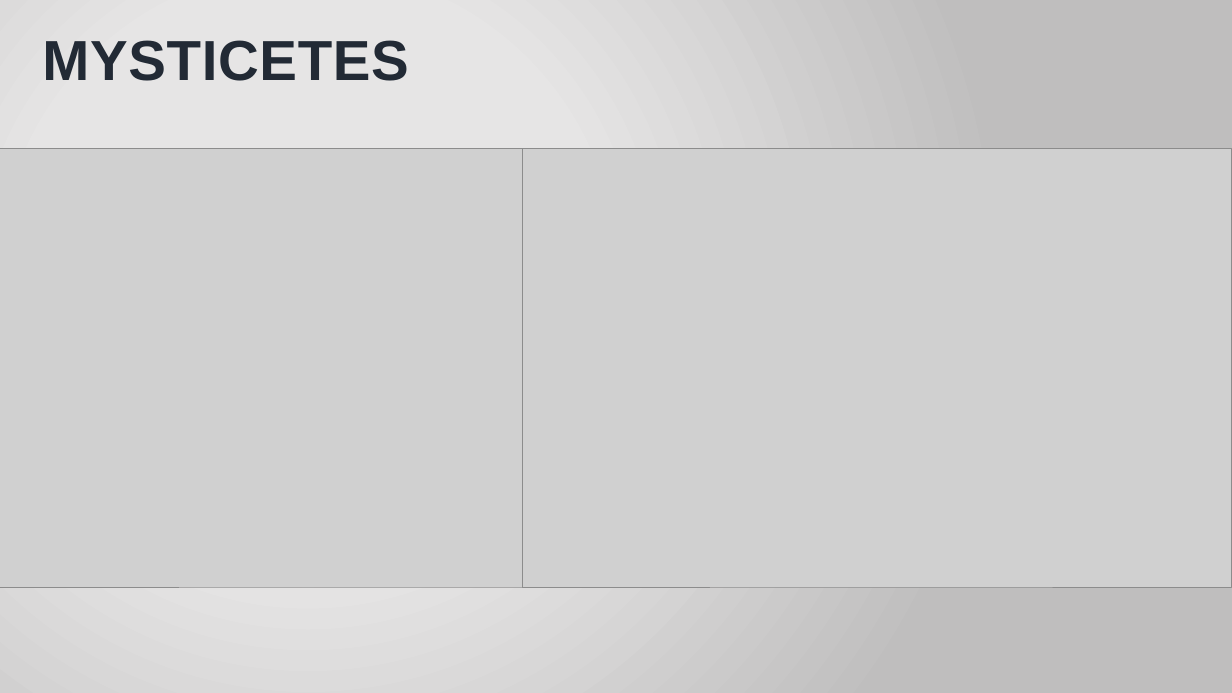
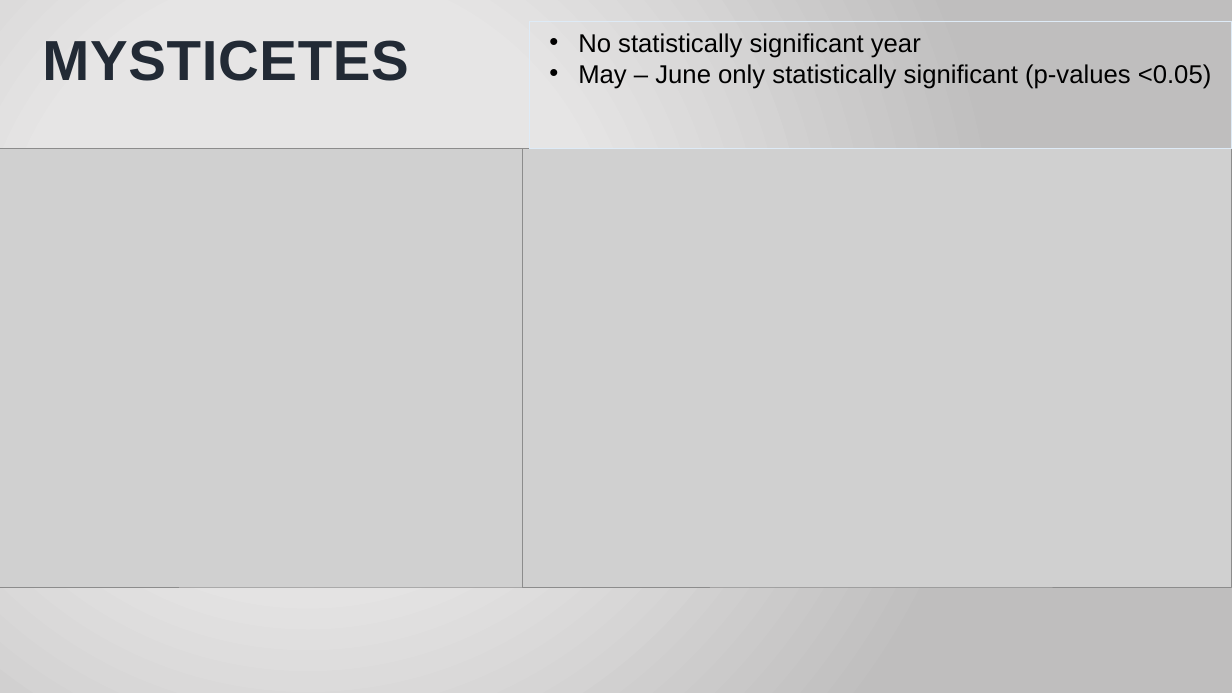
Before and after one commit to jmeza32/MezaFidalgo_Ozog_Pepper_ENV872_EDA_FinalProject, a slide deck: slide 9 of Output/Stranding Data Analysis.pptx. Drawn at 1232x693 pixels with LibreOffice and Linux fonts; fonts in the diff are those of the drawing; grey boxes stand for pictures; background and template pictures are left out. Boxes give left, top, right and bottom in pixels: in the first picture for what was removed or moved away, otherwise in the second. Text is boxed around its words. In the diff, an @@ line names an element or a change of style, - is before the commit and + after.

```diff
--- a/Output/Stranding Data Analysis.pptx
+++ b/Output/Stranding Data Analysis.pptx
@@ rectangle added at (x1=530, y1=21, x2=1232, y2=149), outline #DEEBF7 0.75 pt, 20 pt, text #000000 @@
+• No statistically significant year
+• May – June only statistically significant (p-values <0.05)
```
Also in this commit, not shown: 6 other slides changed.
